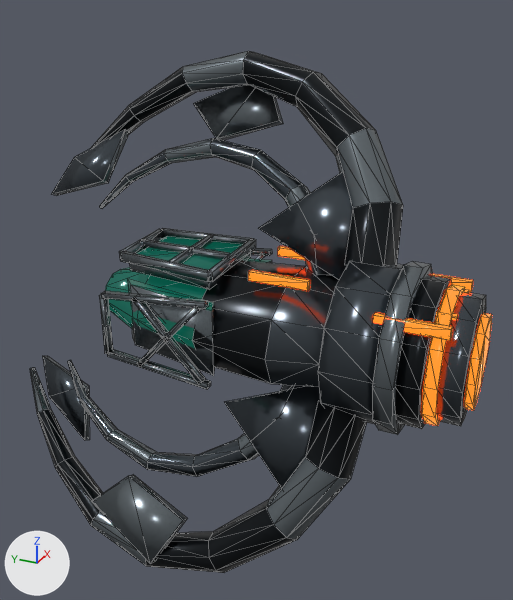
Renders of the glTF model DRONE_v2.glb from each side of a commit.
Before and after are seen from a 50 mm camera at (-0.786, -0.376, 0.42) aimed at (0.017, -0.015, 0.018). Lighting does not change. The marker at lower left points along +X, +Y and +Z. The first picture is the older version. Mesh edges are drawn as thin lines. Vertices at exactly the same position are counted once.

Objects in the first picture: 'DRONE_v2'.
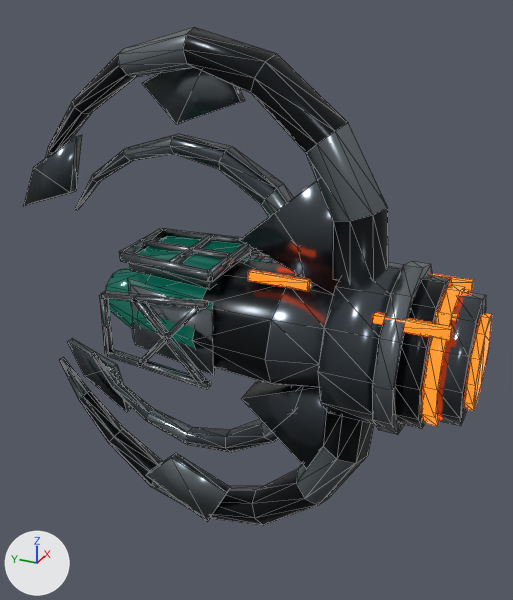
What the commit changed:
me_drone_v2_mesh is used by ob_drone_v2; location (0.0, 0.0, 0.0).
me_drone_v2_mesh had 678 vertices, 1188 faces and spanned x -0.195..0.195, y -0.318..0.324, z -0.325..0.325.
me_drone_v2_mesh now has 678 vertices, 1188 faces and spans x -0.107..0.107, y -0.318..0.324, z -0.364..0.364.
me_drone_v2_mesh part 1: the loose piece of 72 vertices spanning x 0.007..0.185, y -0.196..0.324, z 0.059..0.325 is turned -28 degrees about the y axis through the mesh origin.
me_drone_v2_mesh part 2: the loose piece of 72 vertices spanning x -0.185..-0.007, y -0.196..0.324, z -0.325..-0.059 is turned -28 degrees about the y axis through the mesh origin.
me_drone_v2_mesh part 3: the loose piece of 6 vertices spanning x 0.006..0.127, y -0.151..-0.01, z 0.04..0.209 is turned -28 degrees about the y axis through the mesh origin.
me_drone_v2_mesh part 4: the loose piece of 6 vertices spanning x -0.127..-0.006, y -0.151..-0.01, z -0.209..-0.04 is turned -28 degrees about the y axis through the mesh origin.
me_drone_v2_mesh part 5: the loose piece of 48 vertices spanning x 0.011..0.12, y -0.119..0.26, z 0.049..0.212 is turned -28 degrees about the y axis through the mesh origin.
me_drone_v2_mesh part 6: the loose piece of 48 vertices spanning x -0.12..-0.011, y -0.119..0.26, z -0.212..-0.049 is turned -28 degrees about the y axis through the mesh origin.
me_drone_v2_mesh part 7: the loose piece of 8 vertices spanning x 0.135..0.195, y 0.01..0.151, z 0.198..0.294 is turned -28 degrees about the y axis through the mesh origin.
me_drone_v2_mesh part 8: the loose piece of 8 vertices spanning x -0.195..-0.135, y 0.01..0.151, z -0.294..-0.198 is turned -28 degrees about the y axis through the mesh origin.
me_drone_v2_mesh part 9: the loose piece of 8 vertices spanning x 0.027..0.089, y 0.219..0.324, z 0.118..0.218 is turned -28 degrees about the y axis through the mesh origin.
me_drone_v2_mesh part 10: the loose piece of 8 vertices spanning x -0.089..-0.027, y 0.219..0.324, z -0.218..-0.118 is turned -28 degrees about the y axis through the mesh origin.

What differs and where, as boxes [x1, y1, x2, y2] in the pictures (513 x 600 px; the box of a moved part takes in the faces that stretch with it):
'DRONE_v2', reshaped: before [30, 51, 492, 573]; after [24, 27, 492, 525]
part 1 of me_drone_v2_mesh, moved or reshaped: before [91, 51, 403, 266]; after [44, 27, 388, 283]
part 2 of me_drone_v2_mesh, moved or reshaped: before [30, 368, 367, 573]; after [60, 357, 374, 525]
part 3 of me_drone_v2_mesh, moved or reshaped: before [259, 171, 353, 280]; after [240, 180, 338, 294]
part 4 of me_drone_v2_mesh, moved or reshaped: before [224, 386, 320, 488]; after [241, 381, 326, 468]
part 5 of me_drone_v2_mesh, moved or reshaped: before [99, 138, 330, 276]; after [75, 134, 316, 287]
part 6 of me_drone_v2_mesh, moved or reshaped: before [68, 360, 307, 477]; after [91, 352, 311, 452]
part 7 of me_drone_v2_mesh, moved or reshaped: before [193, 85, 283, 140]; after [142, 68, 245, 124]
part 8 of me_drone_v2_mesh, moved or reshaped: before [91, 475, 188, 564]; after [146, 453, 230, 522]
part 9 of me_drone_v2_mesh, moved or reshaped: before [52, 130, 130, 196]; after [24, 135, 82, 206]
part 10 of me_drone_v2_mesh, moved or reshaped: before [43, 356, 90, 440]; after [67, 339, 131, 412]
